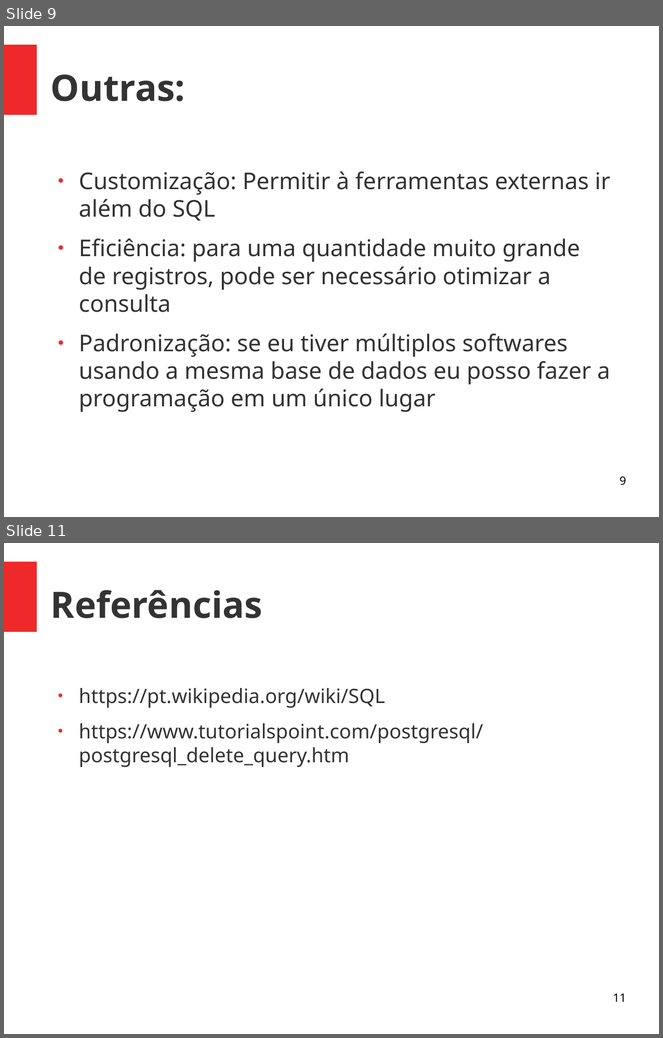
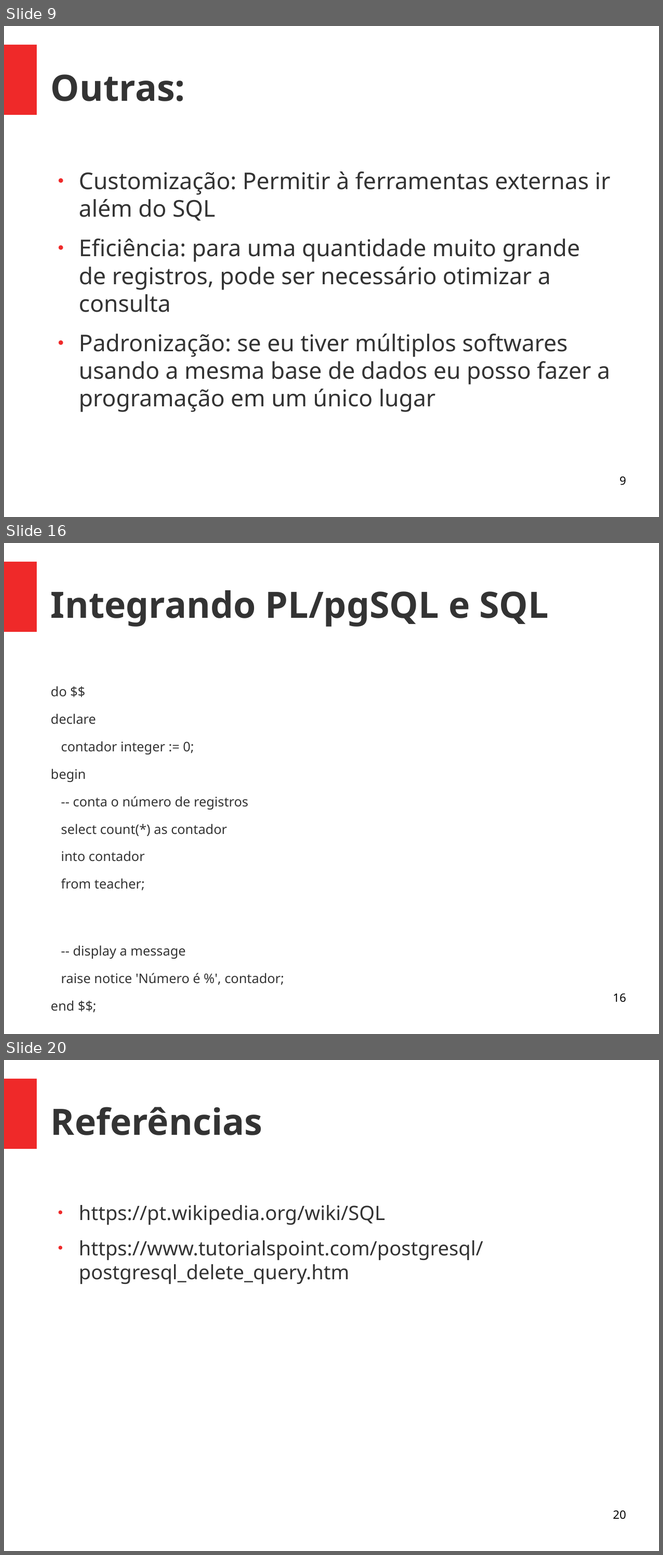
Before and after one commit to viniciusalveshax/aulas, a slide deck: banco-de-dados-2/04-pl_sql/bd2-04-plpgsql.odp. Shown one above the other, each under a label of ours: slides 9 and 11 before the commit, slides 9, 16 and 20 after it; the slides between them are not shown. The pictures are 663x1038 and 663x1555 pixels, drawn with LibreOffice and Linux fonts; fonts in the diff are those of the drawing. Boxes give left, top, right and bottom in pixels: in the first picture for what was removed or moved away, otherwise in the second. Text is boxed around its words. In the diff, an @@ line names an element or a change of style, - is before the commit and + after.

```diff
--- a/banco-de-dados-2/04-pl_sql/bd2-04-plpgsql.odp
+++ b/banco-de-dados-2/04-pl_sql/bd2-04-plpgsql.odp
@@ slide 16 added at box(4, 543, 659, 1034), background #FFFFFF; not listed: 1 template element that a slide beside it also shows @@
@@ title added at box(51, 590, 549, 627), 44 pt, text #333333, bold @@
+Integrando PL/pgSQL e SQL
@@ text added at box(51, 686, 284, 1012), 16 pt, text #333333 @@
+do $$
+declare
+contador integer := 0;
+begin
+-- conta o número de registros
+select count(*) as contador
+into contador
+from teacher;
+-- display a message
+raise notice 'Número é %', contador;
+end $$;
@@ page number added at box(613, 994, 626, 1003), 14 pt, text #000000 @@
+16
@@ what was slide 11 is now slide 20 @@
@@ page number at box(613, 1511, 626, 1520): text changed @@
-11
+20
```
Also in this commit, not shown: 1 slide changed, 8 other slides added.
